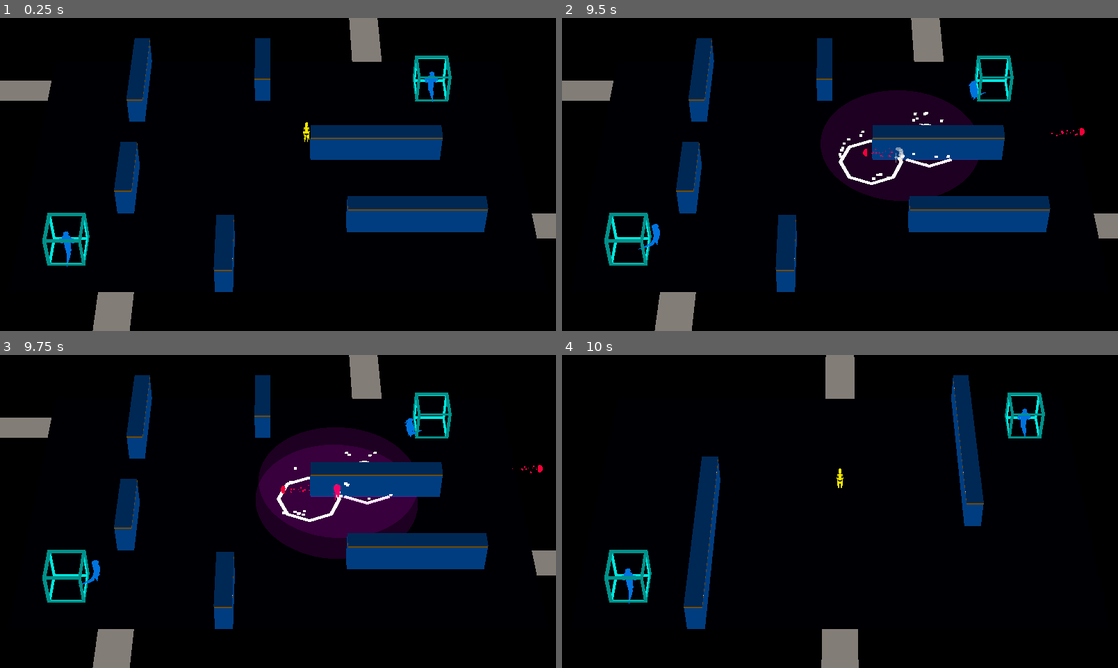
Above: before the commit, frames 1-4 (two rows, left to right).
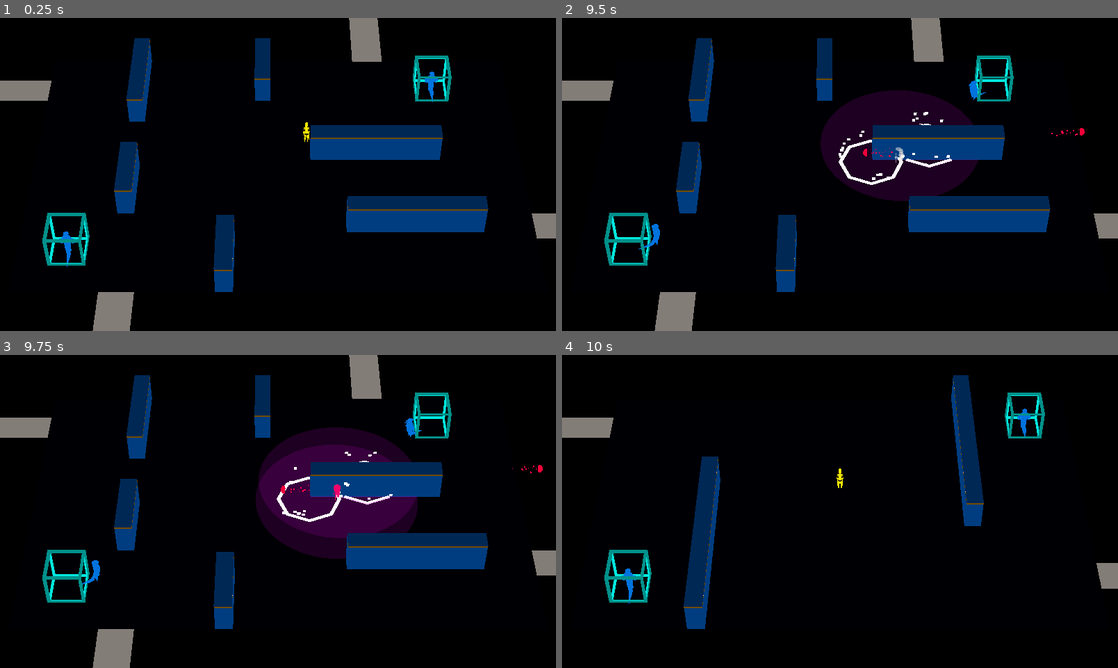
Above: after the commit, the same moments.

Repository: ralabate/30ddl
Game: Godot game, scene res://main.tscn
Same seed, same stepped clock (60 frames per second), same inputs: the game is played once before the commit and once after it.
Inputs:
- Up to frame 1 (0.25 s): no input
- Up to frame 2 (9.5 s): tap Enter (ui_accept) at 0.5, 0.77, 1.52, 3.02, 3.77, 4.52, 6.02, 6.77, 7.52, 9.02 s; hold Right (ui_right) 0.53-1.28 s; tap S (player_decoy) every 2.25 s from 0.6 to 7.35 s; hold Down (ui_down) 1.28-2.03 s; tap A (player_mine) every 2.25 s from 1.35 to 8.1 s; hold Right (ui_right) 2.03-2.78 s; tap D (player_phase) every 2.25 s from 2.1 to 8.85 s; hold Up (ui_up) 2.78-3.53 s; hold Left (ui_left) 3.53-5.03 s; hold Down (ui_down) 5.03-5.78 s; hold Right (ui_right) 5.78-6.53 s; hold Up (ui_up) 6.53-7.28 s; hold Right (ui_right) 7.28-8.03 s; hold Down (ui_down) 8.03-8.78 s; hold Left (ui_left) from 8.78 s (still down)
- Up to frame 3 (9.75 s): release Left (ui_left) at 9.53 s; hold Up (ui_up) from 9.53 s (still down); tap S (player_decoy) at 9.6 s
- Up to frame 4 (10 s): keep holding Up (ui_up); tap Enter (ui_accept) at 9.77 s

Frames 1-3 are identical in both runs. In frame 4, 2.4% of the frame differs, in the area x 0-100%, y 0-100%.
Error in both runs: Invalid access of index '1' on a base object of type: 'Array[Dictionary]'. (res://common/log.gd:9)

Commit message:
moved the bridges in level 0

Diff:
--- a/gauntlet/level/levels/level_0.tscn
+++ b/gauntlet/level/levels/level_0.tscn
@@ -19,13 +19,16 @@
 environment = SubResource("Environment_h2yge")
 fov = 15.0
 
-[node name="NorthBridge" parent="." node_paths=PackedStringArray("linked_bridge") instance=ExtResource("3_x0rgq")]
-transform = Transform3D(-4.37114e-08, 0, 1, 0, 1, 0, -1, 0, -4.37114e-08, 0, 0, -13)
-linked_bridge = NodePath("../SouthBridge")
+[node name="WestBridge" parent="." node_paths=PackedStringArray("linked_bridge") instance=ExtResource("3_x0rgq")]
+transform = Transform3D(-1, 0, -8.74228e-08, 0, 1, 0, 8.74228e-08, 0, -1, -18, 0, -7)
+linked_bridge = NodePath("../EastBridge")
 
-[node name="SouthBridge" parent="." node_paths=PackedStringArray("linked_bridge") instance=ExtResource("3_x0rgq")]
-transform = Transform3D(1.31134e-07, 0, -1, 0, 1, 0, 1, 0, 1.31134e-07, 0, 0, 13)
-linked_bridge = NodePath("../NorthBridge")
+[node name="ExitArea" parent="WestBridge" index="1"]
+transform = Transform3D(1, 0, 0, 0, 1, 0, 0, 0, 1, 1, 0.675079, 0)
+
+[node name="EastBridge" parent="." node_paths=PackedStringArray("linked_bridge") instance=ExtResource("3_x0rgq")]
+transform = Transform3D(1, 0, 1.74845e-07, 0, 1, 0, -1.74845e-07, 0, 1, 18, 0, 6)
+linked_bridge = NodePath("../WestBridge")
 
 [node name="PlayerSpawner" type="Marker3D" parent="."]
 unique_name_in_owner = true
@@ -37,5 +40,5 @@
 [node name="SpawnerSpawner2" type="Marker3D" parent="." groups=["spawner_spawners"]]
 transform = Transform3D(1, 0, 0, 0, 1, 0, 0, 0, 1, -12, 1, 7)
 
-[editable path="NorthBridge"]
-[editable path="SouthBridge"]
+[editable path="WestBridge"]
+[editable path="EastBridge"]
